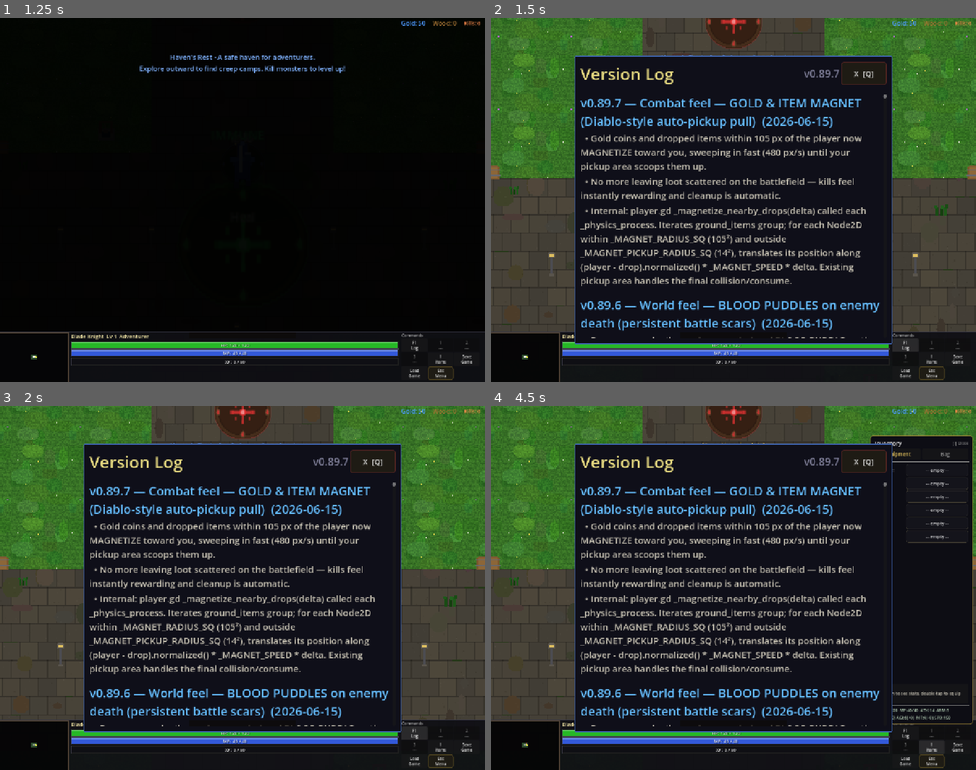
Above: before the commit, frames 1-4 (two rows, left to right).
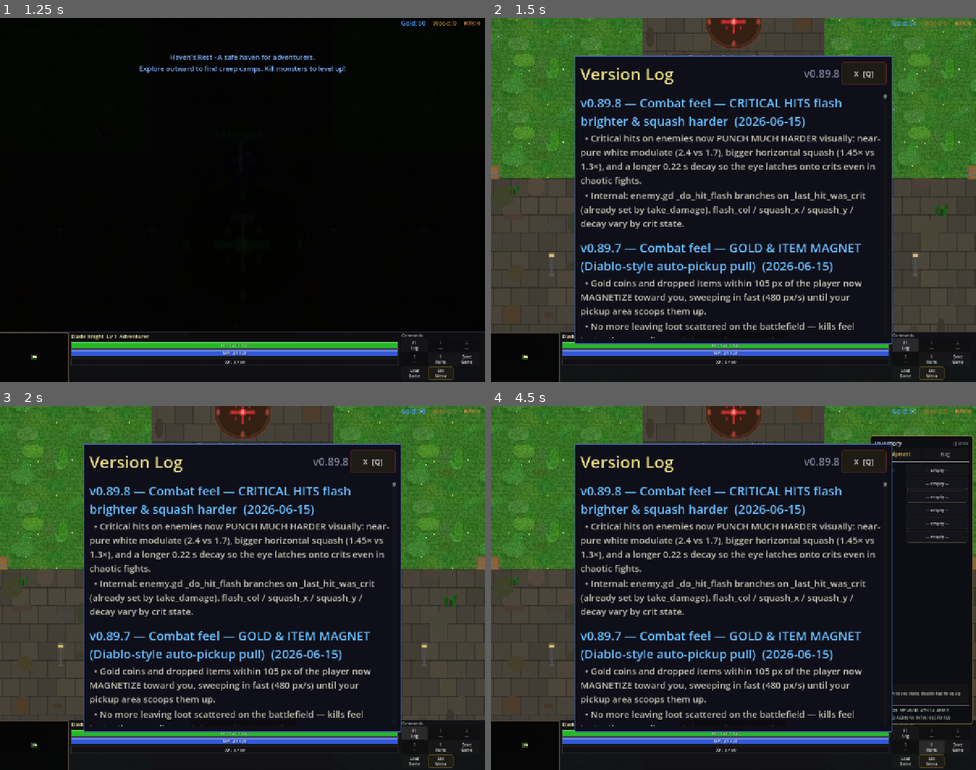
Above: after the commit, the same moments.

Repository: slxny/legends-open-rpg
Game: Godot game, scene res://scenes/main.tscn
Two runs of this game, one before a commit and one after it. Both use one fixed random seed, a clock stepped at 60 frames per second and the inputs below.
Inputs (mouse positions are in pixels of both pictures, inside the frame that each line leads up to):
- Up to frame 1 (1.25 s): tap Enter at 0.5 s; move the mouse to (218, 272) at 0.52 s; hold W (move_up) from 0.53 s (still down); hold Q (ability_1) from 0.53 s (still down); click (218, 272) at 0.67 s
- Up to frame 2 (1.5 s): release W (move_up) at 1.25 s; release Q (ability_1) at 1.25 s; click "F1 Log" at 1.25 s
- Up to frame 3 (2 s): no input
- Up to frame 4 (4.5 s): click "1 ---" at 2 s; click "2 ---" at 2.75 s; click "3 ---" at 3.5 s; click "I Items" at 4.25 s

Frame 1 is identical in both runs. In frame 2, 12% of the frame differs, in the area x 18-81%, y 14-88%; in frame 3, 12%; in frame 4, 12%.

Commit message:
v0.89.8: Combat feel — CRITICAL HITS flash brighter & squash harder
Crits now visibly punch through chaotic fights: near-pure white
modulate (2.4 vs 1.7 baseline), bigger horizontal squash (1.45 vs
1.3), longer 0.22 s decay.

- enemy.gd _do_hit_flash:
  branches on _last_hit_was_crit (already set by take_damage).
  flash_col, squash_x, squash_y, decay all vary by crit state.

Headless: smoke all PASS.

Co-Authored-By: Claude Opus 4.7 (1M context) <noreply@anthropic.com>

Diff:
--- a/scenes/enemies/enemy.gd
+++ b/scenes/enemies/enemy.gd
@@ -2181,15 +2181,18 @@
 	_knockback_velocity = dir * force
 
 func _do_hit_flash() -> void:
-	# Bright white flash + squash on hit
-	sprite.modulate = Color(1.5, 1.5, 1.5)
+	# Bright white flash + squash on hit. Crits flash MUCH brighter + bigger squash.
+	var flash_col: Color = Color(2.4, 2.4, 2.4) if _last_hit_was_crit else Color(1.7, 1.7, 1.7)
+	var squash_x: float = 1.45 if _last_hit_was_crit else 1.3
+	var squash_y: float = 0.6 if _last_hit_was_crit else 0.7
+	var decay: float = 0.22 if _last_hit_was_crit else 0.18
+	sprite.modulate = flash_col
 	var tween = create_tween()
 	tween.set_parallel(true)
-	tween.tween_property(sprite, "modulate", _base_modulate, 0.18)
-	# Squash: squeeze horizontally, stretch vertically, then bounce back
+	tween.tween_property(sprite, "modulate", _base_modulate, decay)
 	var sx = _base_scale.x
 	var sy = _base_scale.y
-	tween.tween_property(sprite, "scale", Vector2(sx * 1.3, sy * 0.7), 0.05)
+	tween.tween_property(sprite, "scale", Vector2(sx * squash_x, sy * squash_y), 0.05)
 	tween.set_parallel(false)
 	tween.tween_property(sprite, "scale", Vector2(sx * 0.85, sy * 1.2), 0.06)
 	tween.tween_property(sprite, "scale", _base_scale, 0.08)
--- a/scenes/ui/changelog_dialog.gd
+++ b/scenes/ui/changelog_dialog.gd
@@ -9,9 +9,18 @@
 var _is_visible: bool = false
 var _is_mobile: bool = false
 
-const GAME_VERSION := "v0.89.7"
+const GAME_VERSION := "v0.89.8"
 
 const CHANGELOG: Array[Dictionary] = [
+	{
+		"version": "v0.89.8",
+		"title": "Combat feel — CRITICAL HITS flash brighter & squash harder",
+		"date": "2026-06-15",
+		"entries": [
+			"Critical hits on enemies now PUNCH MUCH HARDER visually: near-pure white modulate (2.4 vs 1.7), bigger horizontal squash (1.45× vs 1.3×), and a longer 0.22 s decay so the eye latches onto crits even in chaotic fights.",
+			"Internal: enemy.gd _do_hit_flash branches on _last_hit_was_crit (already set by take_damage). flash_col / squash_x / squash_y / decay vary by crit state.",
+		]
+	},
 	{
 		"version": "v0.89.7",
 		"title": "Combat feel — GOLD & ITEM MAGNET (Diablo-style auto-pickup pull)",
